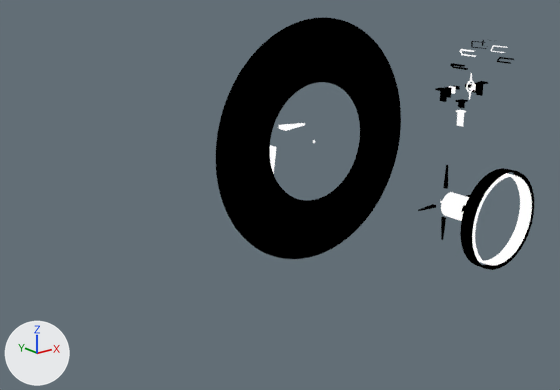
The Blender file [workfiles]/reticle.blend, before and after one commit.
One viewpoint serves both versions: a camera (50 mm lens) standing at (-29.9, -39.6, 10.8) and looking at (-1.8, -4.5, -3.2). The axes (+X, +Y, +Z) are drawn at lower left. The lights are the same throughout.

Objects in the first picture: 'Border', 'Cylinder', 'Scope', 'Scope2'.
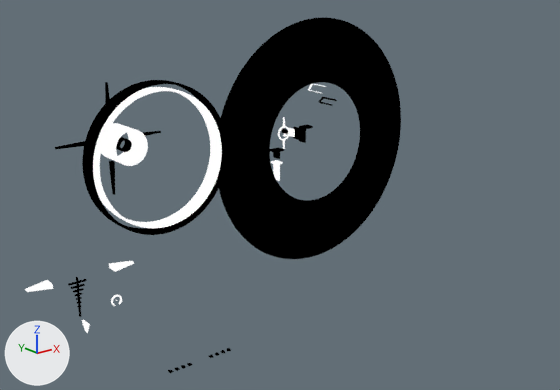
What differs and where, as boxes (x1, y1, x2, y2) in the pictures (560 x 390 px; the box of a moved part takes in the faces that stretch with it):
'Scope2', moved
    before: (418, 165, 534, 270)
    after: (55, 80, 227, 235)
'Scope', moved
    before: (435, 40, 514, 127)
    after: (270, 84, 337, 181)
'Cylinder', reshaped, moved
    before: (270, 123, 315, 174)
    after: (25, 261, 231, 373)
part 1 of me_cylinder_006, moved or reshaped
    before: (270, 145, 277, 174)
    after: (81, 320, 90, 333)
part 2 of me_cylinder_006, moved or reshaped (not visible before)
    after: (25, 280, 53, 292)
part 3 of me_cylinder_006, moved or reshaped
    before: (279, 123, 305, 131)
    after: (109, 261, 134, 272)
part 4 of me_cylinder_006, added
    after: (76, 277, 81, 317)
part 5 of me_cylinder_006, added
    after: (111, 295, 122, 306)
part 6 of me_cylinder_006, added
    after: (168, 348, 231, 373)

What changed in the scene script:
```text
Change me_cylinder_006:
    used by ob_cylinder; location = (0.0, 0.0, 0.0)
    remove me_cylinder_006.from_pydata(...)  # 152 vertices, 82 faces; spans x -2.74..2.74, y -5.53..-0.99, z -3.04..0.13
    add me_cylinder_006.from_pydata(...)  # 508 vertices, 400 faces; spans x -3.19..3.19, y -13.54..-0.59, z -3.48..0.3
    me_cylinder_006 part 1: the loose piece of 8 vertices spanning x -0.13..0.13, y -1.75..-0.99, z -3.04..-1.08 is scaled about its middle by (0.581, 1, 0.304), then moved by (0.0, 0.0, -1.12)
    me_cylinder_006 part 2: the loose piece of 8 vertices spanning x -2.74..-0.91, y -1.75..-0.99, z -0.13..0.13 is scaled about its middle by (0.73, 1, 1), then moved by (-0.69, 0.0, 0.0)
    me_cylinder_006 part 3: the loose piece of 8 vertices spanning x 0.91..2.74, y -1.75..-0.99, z -0.13..0.13 is scaled about its middle by (0.73, 1, 1), then moved by (0.69, 0.0, 0.0)
    me_cylinder_006 part 4: a new loose piece, a box spanning x -0.037..0.037, y -0.748..-0.593, z -2.764..-0.335, in mat_black
    me_cylinder_006 part 5
    110 vertices are added at x -0.3..0.3, y -5.57, z -0.26..0.3
    110 new vertices lie (0.0, 0.11, 0.0) away from vertices in x -0.3..0.3, y -5.57, z -0.26..0.3
    216 new faces join them, mat_white
    me_cylinder_006 part 6
    32 vertices are added at x -1.59..1.59, y -13.54, z -0.04..0.04
    32 new vertices lie (0.0, 0.19, 0.0) away from vertices in x -1.59..1.59, y -13.54, z -0.04..0.04
    48 new faces join them, mat_black
    add me_cylinder_006.materials.append(mat_black)
Change ob_scope:
    ob_scope.location: (18.23, 0.0, 1.06) -> (0.0, 0.0, 0.0)
Change ob_scope2:
    ob_scope2.location: (13.67, 0.0, -6.84) -> (-12.76, 0.0, 1.83)
Change ob_cylinder:
    ob_cylinder.location: (0.0, 0.0, 0.0) -> (-13.45, 0.0, -6.45)
```
